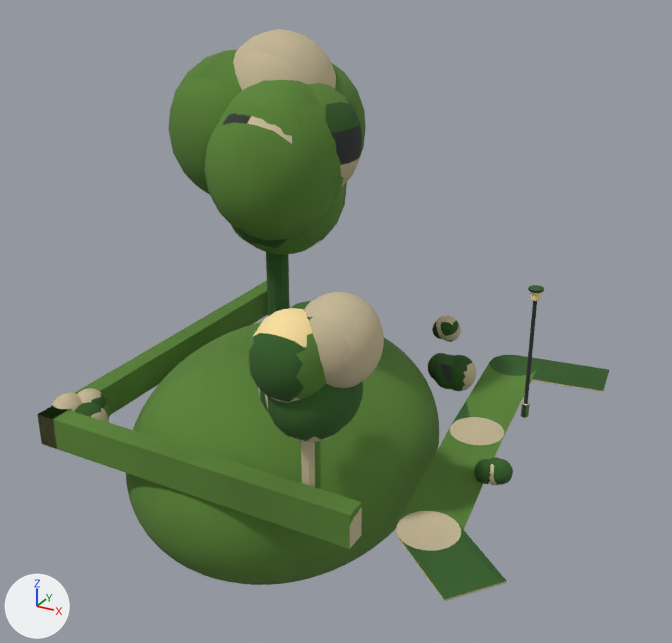
An edit to the glTF model openttd/media/baseset/decouple/objekty/mirne/dum_0c_park_kopec.glb, drawn before and after from the same camera.
One viewpoint serves both versions: a camera (50 mm lens) standing at (18.9, -13.49, 12.93) and looking at (7.67, 6.95, 2.71). Arrows for +X, +Y and +Z are at lower left; the lights stay in place. The picture after the commit comes second. Vertices at exactly the same position are counted once.

The older version as bpy lines, for what is in view:
```python
mat_atlas = bpy.data.materials.new('atlas')
mat_atlas.use_nodes = True; mat_atlas.node_tree.nodes.clear()
_N = mat_atlas.node_tree.nodes; _L = mat_atlas.node_tree.links
n0 = _N.new('ShaderNodeBsdfPrincipled'); n0.name = 'Principled BSDF'
n0.inputs[2].default_value = 1.0  # 'Roughness'
n1 = _N.new('ShaderNodeOutputMaterial'); n1.name = 'Material Output'
n2 = _N.new('ShaderNodeTexImage'); n2.name = 'Image Texture'
n2.image = img_dum_0c_atlas
n3 = _N.new('ShaderNodeMapping'); n3.name = 'Mapping'
n3.inputs[1].default_value = (0.00384, -14.27, 0.0)  # 'Location'
n3.inputs[3].default_value = (15.88, 15.23, 1.0)  # 'Scale'
n4 = _N.new('ShaderNodeUVMap'); n4.name = 'UV Map'
n4.uv_map = 'UVMap'
_L.new(n0.outputs[0], n1.inputs[0])  # 'BSDF' to 'Surface'
_L.new(n2.outputs[0], n0.inputs[0])  # 'Color' to 'Base Color'
_L.new(n3.outputs[0], n2.inputs[0])  # 'Vector' to 'Vector'
_L.new(n4.outputs[0], n3.inputs[0])  # 'UV' to 'Vector'
me_mesh_0 = bpy.data.meshes.new('Mesh_0')
me_mesh_0.from_pydata(...)  # 9796 vertices, 19344 faces; spans x 0.0..15154.0, y -14015.0..0.0, z 0.0..16383.0
me_mesh_0.materials.append(mat_atlas)
me_mesh_1 = bpy.data.meshes.new('Mesh_1')
me_mesh_1.from_pydata(...)  # 96 vertices, 60 faces; spans x 12824.0..13128.0, y -4791.0..-4479.0, z 8948.0..9244.0
me_mesh_1.materials.append(mat_atlas)
ob_mesh_0 = bpy.data.objects.new('Mesh_0', me_mesh_0)
ob_mesh_0.parent = ob_dum
ob_mesh_0.location = (0.858, 13.3, -4.489)
ob_mesh_0.scale = (0.000896, 0.000896, 0.000896)
ob_mesh_1 = bpy.data.objects.new('Mesh_1', me_mesh_1)
ob_mesh_1.parent = ob_noc
ob_mesh_1.location = (0.858, 13.3, -4.489)
ob_mesh_1.scale = (0.000896, 0.000896, 0.000896)
```
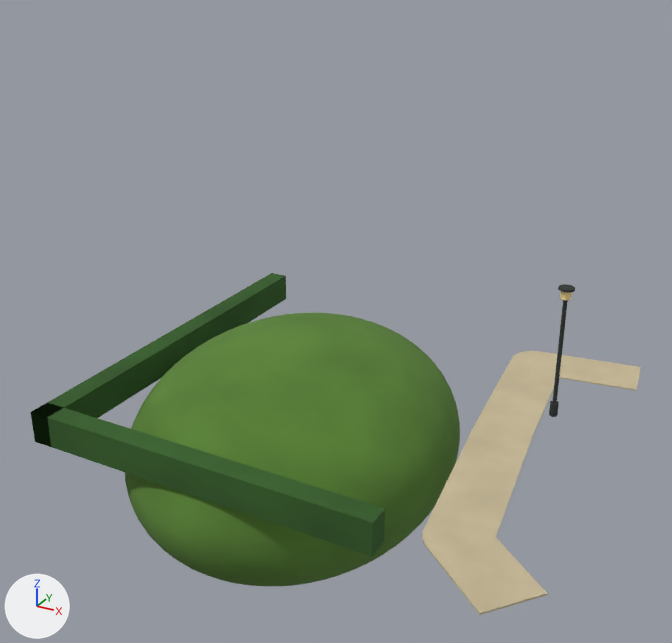
What differs and where, as boxes (x1, y1, x2, y2) in the pictures (672 x 643 px):
'Mesh_0', surface changed, reshaped, moved, rescaled (7% wider, 40% shorter)
    before: (37, 29, 609, 601)
    after: (31, 273, 641, 615)
'Mesh_1', surface changed, moved, rescaled (8% wider)
    before: (530, 292, 541, 301)
    after: (560, 291, 572, 300)
part 1 of me_mesh_0, added (beige)
    after: (512, 351, 563, 373)
part 2 of me_mesh_0, added (beige)
    after: (473, 416, 533, 446)
part 3 of me_mesh_0, added (beige)
    after: (422, 516, 493, 559)
part 4 of me_mesh_0, added
    after: (552, 300, 568, 403)
part 5 of me_mesh_0, added
    after: (549, 401, 559, 417)
part 6 of me_mesh_0, added
    after: (558, 284, 575, 293)
part 7 of me_mesh_0, rebuilt (7% wider)
    before: (126, 322, 439, 585)
    after: (125, 313, 460, 586)
part 8 of me_mesh_0, added (green)
    after: (31, 273, 385, 556)
part 9 of me_mesh_0, deleted (green)
    before: (37, 29, 609, 601)
part 10 of me_mesh_0, added (beige)
    after: (423, 352, 641, 615)

The change, as a list of edits to the scene's bpy script:
```text
Change mat_atlas:
    where n3 = _N.new('ShaderNodeMapping'); n3.name = 'Mapping'
    n3.inputs[1].default_value: (0.00384, -14.27, 0.0) -> (0.00152, -14.31, 0.0)  # 'Location'
    n3.inputs[3].default_value: (15.88, 15.23, 1.0) -> (15.96, 15.26, 1.0)  # 'Scale'
Change me_mesh_0:
    used by ob_mesh_0; parent = ob_dum; location = (0.858, 13.3, -4.489); scale = (0.000896, 0.000896, 0.000896)
    remove me_mesh_0.from_pydata(...)  # 9796 vertices, 19344 faces; spans x 0.0..15154.0, y -14015.0..0.0, z 0.0..16383.0
    add me_mesh_0.from_pydata(...)  # 2284 vertices, 4516 faces; spans x 0.0..16383.0, y -15280.0..0.0, z 0.0..9892.0
    me_mesh_0 part 1: a new loose piece, a 24-sided cylinder along z spanning x 11241.0..13134.0, y -2358.0..-465.0, z 5325.0..5377.0, in mat_atlas
    me_mesh_0 part 2: a new loose piece, a 24-sided cylinder along z spanning x 11833.0..13726.0, y -7802.0..-5908.0, z 5325.0..5381.0, in mat_atlas
    me_mesh_0 part 3: a new loose piece, a 24-sided cylinder along z spanning x 12661.0..14554.0, y -13718.0..-11825.0, z 5325.0..5384.0, in mat_atlas
    me_mesh_0 part 4: a new loose piece, a 10-sided cylinder along z spanning x 13794.0..13936.0, y -5029.0..-4894.0, z 5325.0..9821.0, in mat_atlas
    me_mesh_0 part 5: a new loose piece, a 12-sided cylinder along z spanning x 13723.0..14007.0, y -5104.0..-4820.0, z 5325.0..5798.0, in mat_atlas
    me_mesh_0 part 6: a new loose piece, a 16-sided cylinder along z spanning x 13605.0..14126.0, y -5222.0..-4701.0, z 9821.0..9892.0, in mat_atlas
    me_mesh_0 part 7: the loose piece of 1986 vertices spanning x 1394.0..10809.0, y -13382.0..-1790.0, z 0.0..7343.0 is rebuilt with 1986 vertices and now spans x 473.0..11359.0, y -14783.0..-1767.0, z 0.0..7810.0
    me_mesh_0 part 8: a new loose piece of 14 vertices spanning x 0.0..11951.0, y -14546.0..-539.0, z 5325.0..6390.0, in mat_atlas
    me_mesh_0 part 9: 61 loose pieces with 7810 vertices, spanning x 0.0..15154.0, y -14015.0..0.0, z 4790.0..16383.0, are deleted
    me_mesh_0 part 10: 32 vertices added at x 11247.0..16383.0, y -15280.0..0.0, z 5325.0..5383.0
    other edits to the shape of me_mesh_0 do not show in these pictures
Change ob_mesh_0:
    ob_mesh_0.location: (0.858, 13.3, -4.489) -> (1.496, 13.76, -4.489)
    ob_mesh_0.scale: (0.000896, 0.000896, 0.000896) -> (0.000843, 0.000843, 0.000843)
Change ob_mesh_1:
    ob_mesh_1.location: (0.858, 13.3, -4.489) -> (1.496, 13.76, -4.489)
    ob_mesh_1.scale: (0.000896, 0.000896, 0.000896) -> (0.000843, 0.000843, 0.000843)
```
